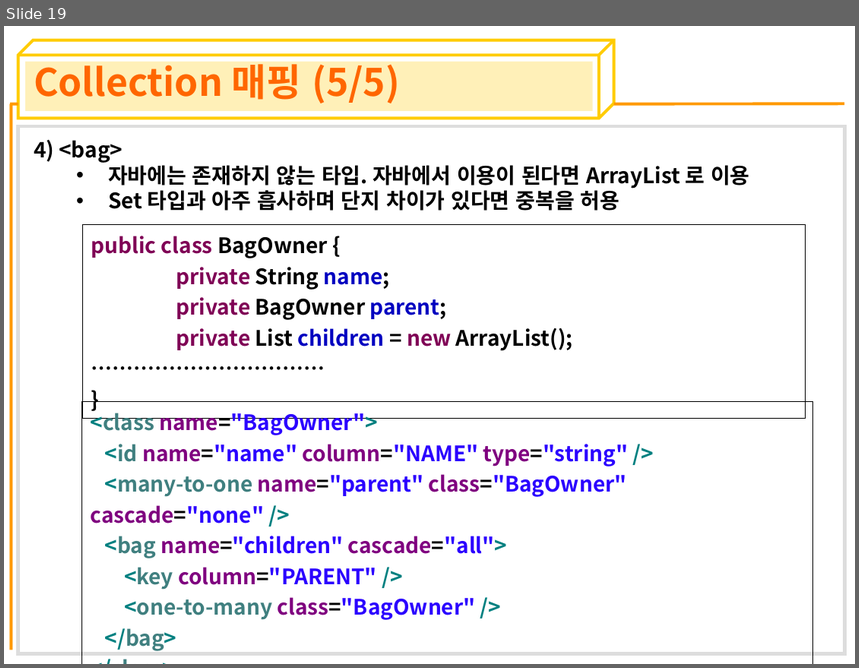
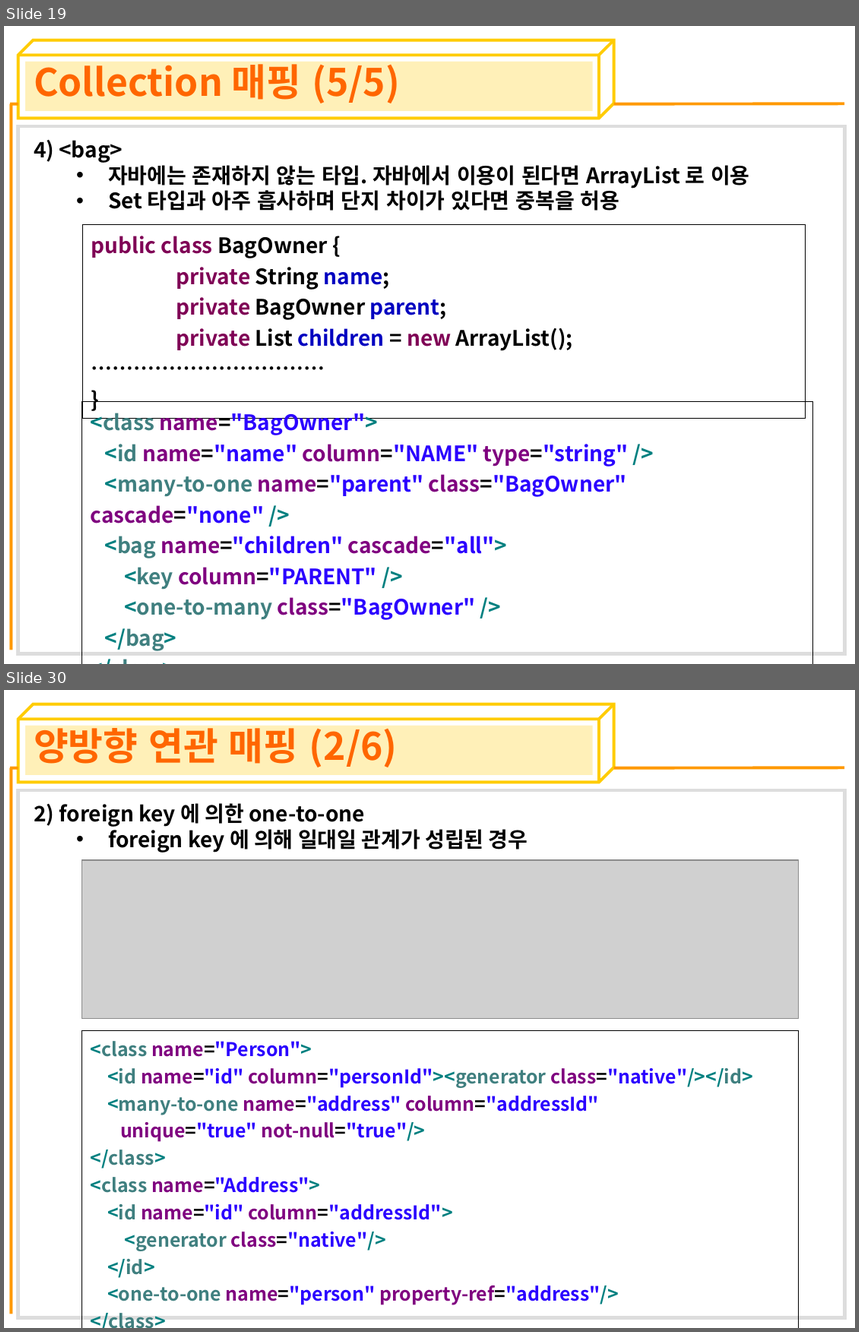
Before and after one commit to crazyjin7/sds-java-framework, a slide deck: FrameworkWeb/doc/PPT/08장_ORMapping.ppt. Shown one above the other, each under a label of ours: slide 19 before the commit, slides 19 and 30 after it; the slides between them are not shown. The pictures are 859x668 and 859x1332 pixels, drawn with LibreOffice and Linux fonts; fonts in the diff are those of the drawing; grey boxes stand for pictures. Boxes give left, top, right and bottom in pixels: in the first picture for what was removed or moved away, otherwise in the second. Text is boxed around its words. In the diff, an @@ line names an element or a change of style, - is before the commit and + after.

```diff
--- a/FrameworkWeb/doc/PPT/08장_ORMapping.ppt
+++ b/FrameworkWeb/doc/PPT/08장_ORMapping.ppt
@@ slide 30 added at [4,690,855,1328], background #FFFFFF; not listed: 6 template elements that a slide beside it also shows @@
@@ title added at [34,722,398,768], 32 pt, text #FF6600, bold @@
+양방향 연관 매핑 (2/6)
@@ text added at [34,803,528,853], 18 pt, text #000000, bold @@
+2) foreign key 에 의한 one-to-one
+  • foreign key 에 의해 일대일 관계가 성립된 경우
@@ picture added at [82,860,799,1018] @@
@@ table added at [82,1030,799,1309], 1 rows, 1 columns @@
+<class name="Person"> / <id name="id" column="personId"><generator class="native"/></id> / <many-to-one name="address" column="addressId" / unique="true" not-null="true"/> / </class> / <class name="Address"> / <id name="id" column="addressId"> / <generator class="native"/> / </id> / <one-to-one name="person" property-ref="address"/> / </class>
```
Also in this commit, not shown: 22 other slides added, 1 other file.
